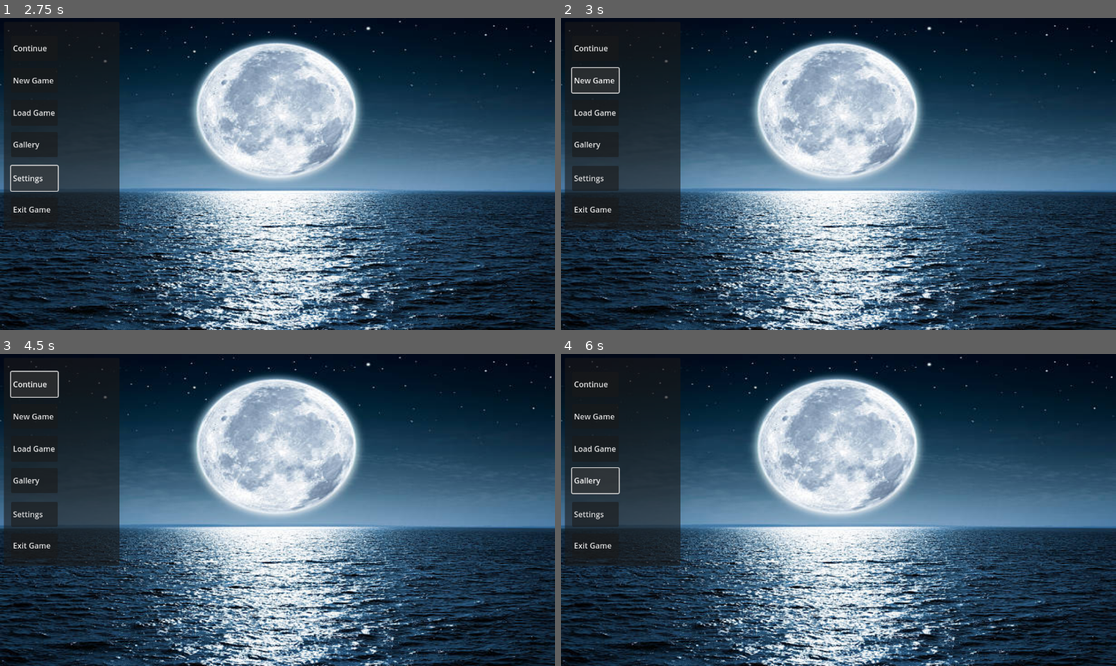
Above: before the commit, frames 1-4 (two rows, left to right).
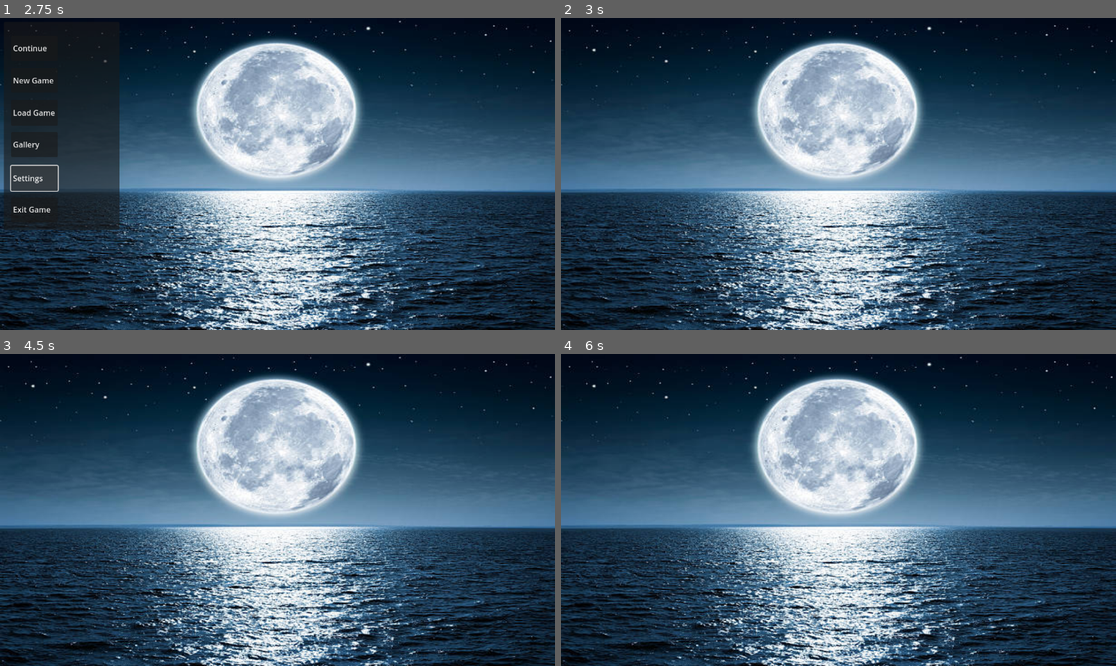
Above: after the commit, the same moments.

Repository: AustinTheWitch/VN_Alias
Game: Godot game, scene res://Scenes/MainMenu.tscn
Same seed, same stepped clock (60 frames per second), same inputs: the game is played once before the commit and once after it. This scene is started directly instead of the project's main scene.
Inputs (mouse positions are in pixels of both pictures, inside the frame that each line leads up to):
- Up to frame 1 (2.75 s): click "Load Game" at 0.5 s; click "Gallery" at 1.25 s; click "Settings" at 2 s
- Up to frame 2 (3 s): click "New Game" at 2.75 s
- Up to frame 3 (4.5 s): click (33, 416) at 3.5 s, where only the run before the commit has a clickable "New Game"; click (33, 385) at 4.25 s, where only the run before the commit has a clickable "Continue"
- Up to frame 4 (6 s): click (594, 385) at 5 s, where only the run before the commit has a clickable "Continue"; click (594, 481) at 5.75 s, where only the run before the commit has a clickable "Gallery"

Frame 1 is identical in both runs. In frame 2, 8.9% of the frame differs, in the area x 0-22%, y 2-68%; in frame 3, 9.0%; in frame 4, 8.4%.

Commit message:
Backup for Scene Break Ups

Diff:
--- a/Scenes/MainMenu.tscn
+++ b/Scenes/MainMenu.tscn
@@ -106,3 +106,10 @@
 offset_bottom = -0.0160217
 text = "Exit Game"
 alignment = 0
+
+[connection signal="pressed" from="MenuPanel/Continue" to="." method="_continuegame"]
+[connection signal="pressed" from="MenuPanel/New Game" to="." method="_newgame"]
+[connection signal="pressed" from="MenuPanel/Load Game" to="." method="_loadgame"]
+[connection signal="pressed" from="MenuPanel/Gallery" to="." method="_gallery"]
+[connection signal="pressed" from="MenuPanel/Settings" to="." method="_settings"]
+[connection signal="pressed" from="MenuPanel/Exit" to="." method="_exitgame"]
--- a/Scripts/GameBase.gd
+++ b/Scripts/GameBase.gd
@@ -87,7 +87,7 @@
 func _input(event):
 	if event.is_action_released("Progress") and EndLine == false and data.Main == false:
 		data.LineNum += 1
-		gamescene._SoundSelect()
+		gamescene._soundselect()
 	elif data.LineNum >= MaxLine and Play == true:
 		EndLine = true
 	else: EndLine = false
@@ -107,25 +107,25 @@
 	if pd1.button_pressed and EndLine == true:
 		data.LineNum = 0
 		data.SceneKey = CurrentPlay[3]
-		gamescene._AmbianceSelect()
-		gamescene._SoundSelect()
-		gamescene._MusicSelect()
+		gamescene._ambianceselect()
+		gamescene._soundselect()
+		gamescene._musicselect()
 
 func PlayerButton2():
 	if pd2.button_pressed and EndLine == true:
 		data.LineNum = 0
 		data.SceneKey = CurrentPlay[4]
-		gamescene._AmbianceSelect()
-		gamescene._SoundSelect()
-		gamescene._MusicSelect()
+		gamescene._ambianceselect()
+		gamescene._soundselect()
+		gamescene._musicselect()
 
 func PlayerButton3():
 	if pd3.button_pressed and EndLine == true:
 		data.LineNum = 0
 		data.SceneKey = CurrentPlay[5]
-		gamescene._AmbianceSelect()
-		gamescene._SoundSelect()
-		gamescene._MusicSelect()
+		gamescene._ambianceselect()
+		gamescene._soundselect()
+		gamescene._musicselect()
 
 #AutoPlay Function-----------------------------------------
 func APbutton():
@@ -136,7 +136,7 @@
 		APstart += get_process_delta_time() * 1.0
 		if APstart >= APspeed and EndLine == false:
 			data.LineNum += 1
-			gamescene._SoundSelect()
+			gamescene._soundselect()
 			APstart = 0.0
 		elif data.LineNum >= MaxLine:
 			EndLine = true
@@ -165,8 +165,8 @@
 	Play = true
 	data.Main = false
 	Options = false
-	gamescene._AmbianceSelect()
-	gamescene._MusicSelect()
+	gamescene._ambianceselect()
+	gamescene._musicselect()
 
 func NewGame():
 	data.Main = false
@@ -174,8 +174,8 @@
 	Play = true
 	data.LineNum = 0
 	data.SceneKey = 0
-	gamescene._AmbianceSelect()
-	gamescene._MusicSelect()
+	gamescene._ambianceselect()
+	gamescene._musicselect()
 	Loading = false
 	Saving = false
 
--- a/Scripts/GameScene.gd
+++ b/Scripts/GameScene.gd
@@ -19,26 +19,26 @@
 	data = get_node("/root/GameData")
 
 func _process(_delta):
-	_SceneSelect()
+	_sceneselect()
 
-func _SceneSelect():
+func _sceneselect():
 	SelectedCG = data.CGscript.values()[data.SceneKey]
 	CurrentCG = data.BackdropGallery.get(SelectedCG)
 	$Background.texture = CurrentCG
 
-func _AmbianceSelect():
+func _ambianceselect():
 	SelectedOmbie = data.AmbianceScript.values()[data.SceneKey]
 	CurrentOmbie = data.AmbianceGallery.get(SelectedOmbie)
 	$Ambiance.stream = CurrentOmbie
 	$Ambiance.play()
 
-func _SoundSelect():
+func _soundselect():
 	SelectedSound = data.SoundScript.values()[data.SceneKey]
 	CurrentSound = data.SoundGallery.get(SelectedSound[data.LineNum])
 	$Sound.stream = CurrentSound
 	$Sound.play()
 
-func _MusicSelect():
+func _musicselect():
 	SelectedMusic = data.MusicScript.values()[data.SceneKey]
 	CurrentMusic = data.MusicGallery.get(SelectedMusic)
 	$Music.stream = CurrentMusic
--- a/Scripts/MainMenu.gd
+++ b/Scripts/MainMenu.gd
@@ -1,8 +1,31 @@
 extends Control
 
 var data
+var main = true
+
 
 func _ready():
 	data = get_node("/root/GameData")
-	$MenuPanel.visible = data.Main
 	pass
+
+func _process(_delta):
+	$MenuPanel.visible = main
+
+func _continuegame():
+	print("Set Previous Saved Line and Scene")
+
+func _newgame():
+	print("Set Line and Scene Key")
+	main = false
+
+func _loadgame():
+	print("Open Load Menu and make it visible")
+
+func _gallery():
+	print("Create and load up gallery")
+
+func _settings():
+	print("Open Settings Scene and make it visible")
+
+func _exitgame():
+	print("Exit and Close Game")
